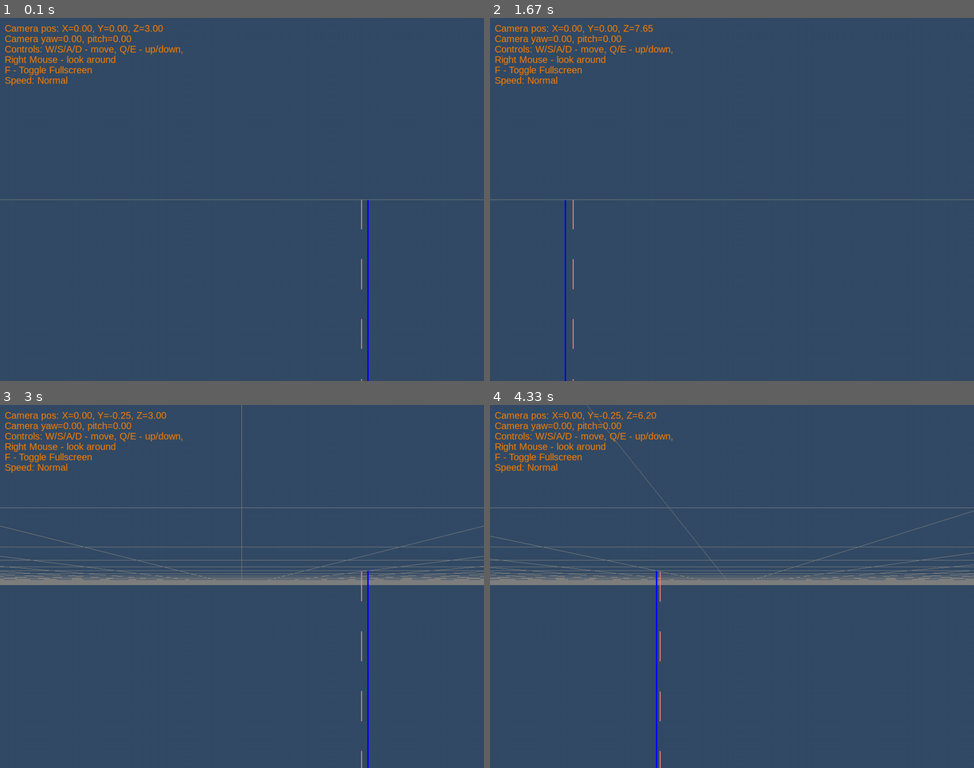
Above: before the commit, frames 1-4 (two rows, left to right).
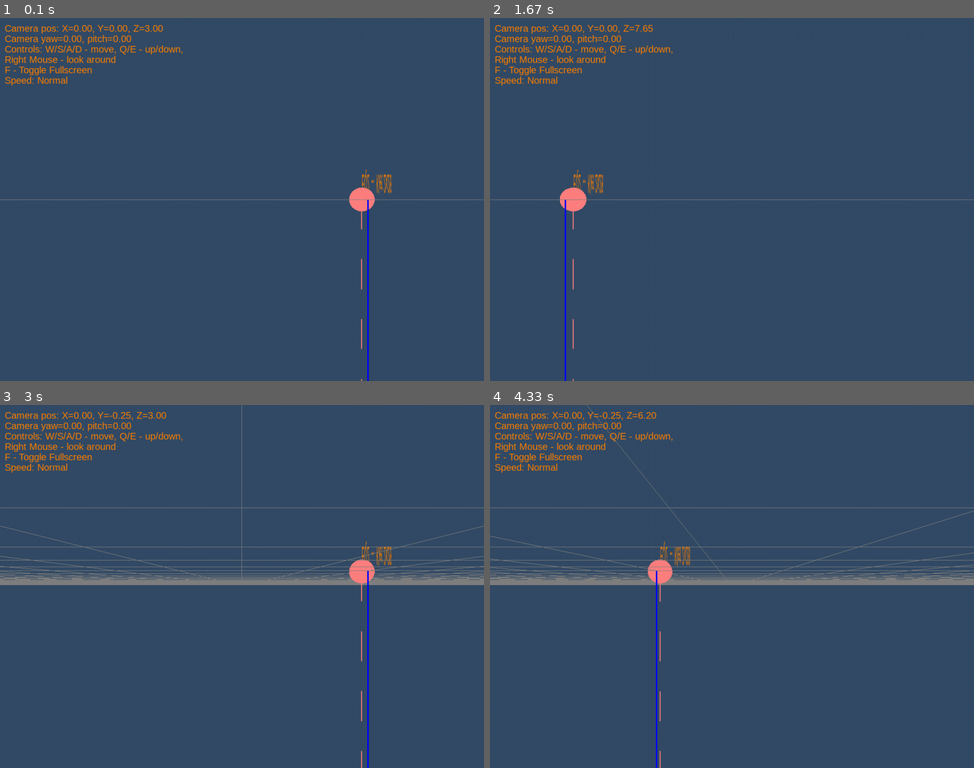
Above: after the commit, the same moments.

Repository: mike7109/Mine3DExplorer
Game: pygame game, started from main.py
Two runs of this game, one before a commit and one after it. Both use one fixed random seed, a clock stepped at 60 frames per second and the inputs below.
Inputs (mouse positions are in pixels of both pictures, inside the frame that each line leads up to):
- Up to frame 1 (0.1 s): no input
- Up to frame 2 (1.67 s): hold D 0.33-0.8 s; move the mouse to (712, 214) at 0.37 s; hold D 1.17-1.63 s; move the mouse to (780, 279) at 1.2 s
- Up to frame 3 (3 s): hold A 1.67-2.2 s; move the mouse to (91, 669) at 1.7 s; tap E at 1.82 s; hold A 2.57-2.97 s; move the mouse to (251, 463) at 2.6 s
- Up to frame 4 (4.33 s): hold D 3.4-4.03 s; move the mouse to (732, 630) at 3.43 s

The runs differ from the first frame. In frame 1, 0.4% of the frame differs, in the area x 72-81%, y 41-54%; in frame 2, 0.4%, in the area x 14-24%, y 41-54%; in frame 3, 0.4%; in frame 4, 0.4%.

Commit message:
big screen

Diff:
--- a/renderer_2d.py
+++ b/renderer_2d.py
@@ -16,7 +16,7 @@
     font_obj = pygame.font.SysFont("Arial", 20)
 
 def draw_2d_overlay():
-    """Рисуем текст в левом верхнем углу с правильной обработкой прозрачности."""
+    """Рисуем фиксированные элементы UI в левом верхнем углу."""
     global font_obj
     if not font_obj:
         return
@@ -30,7 +30,7 @@
         f"Speed: {'Fast' if pygame.key.get_mods() & pygame.KMOD_SHIFT else 'Normal'}"
     ]
 
-    # Сохраняем матрицы
+    # Сохраняем текущие матрицы
     glMatrixMode(GL_PROJECTION)
     glPushMatrix()
     glLoadIdentity()
@@ -51,11 +51,9 @@
     line_height = 22
     cur_y = y_start
 
+    # Рисуем фиксированные строки
     for text_line in lines:
-        # Рендер текста в Surface (белый текст на прозрачном фоне)
-        # surface = font_obj.render(text_line, True, (255, 255, 255, 255), (0, 0, 0, 0))
         surface = font_obj.render(text_line, True, (255, 255, 0))
-        # Исправляем цвета, если нужно (RGBA)
         text_data = pygame.image.tostring(surface, "RGBA", True)
 
         w, h = surface.get_size()
@@ -88,6 +86,7 @@
 
         cur_y += line_height
 
+    # Отключаем режимы
     glDisable(GL_BLEND)
     glEnable(GL_DEPTH_TEST)
 
--- a/renderer_3d.py
+++ b/renderer_3d.py
@@ -4,6 +4,87 @@
 import math
 from OpenGL.GL import *
 from OpenGL.GLU import *
+import utils
+import pygame
+
+# Инициализируем Quadric объект для отрисовки сфер
+quadric = gluNewQuadric()
+
+# Инициализируем шрифт Pygame
+pygame.font.init()
+font_obj = pygame.font.SysFont("Arial", 20)
+
+# Кэш текстур для названий
+text_texture_cache = {}
+
+
+def get_text_texture(text, color=(255, 255, 0)):
+    key = (text, color)
+    if key in text_texture_cache:
+        return text_texture_cache[key]
+
+    surface = font_obj.render(text, True, color)
+    text_data = pygame.image.tostring(surface, "RGBA", True)
+    w, h = surface.get_size()
+
+    texture_id = glGenTextures(1)
+    glBindTexture(GL_TEXTURE_2D, texture_id)
+    glTexParameteri(GL_TEXTURE_2D, GL_TEXTURE_MIN_FILTER, GL_LINEAR)
+    glTexParameteri(GL_TEXTURE_2D, GL_TEXTURE_MAG_FILTER, GL_NEAREST)
+    glTexParameteri(GL_TEXTURE_2D, GL_TEXTURE_WRAP_S, GL_CLAMP_TO_EDGE)
+    glTexParameteri(GL_TEXTURE_2D, GL_TEXTURE_WRAP_T, GL_CLAMP_TO_EDGE)
+    glTexImage2D(GL_TEXTURE_2D, 0, GL_RGBA, w, h, 0, GL_RGBA, GL_UNSIGNED_BYTE, text_data)
+
+    text_texture_cache[key] = (texture_id, w, h)
+    return texture_id, w, h
+
+def draw_text_3d(text, position, scale=1.0, color=(255, 255, 0)):
+    """Рисует текст в 3D-пространстве с использованием билборда."""
+    texture_info = get_text_texture(text, color)
+    if not texture_info:
+        return
+    texture_id, w, h = texture_info
+
+    # Настройка прозрачности
+    glEnable(GL_BLEND)
+    glBlendFunc(GL_SRC_ALPHA, GL_ONE_MINUS_SRC_ALPHA)
+
+    # Включаем текстурирование
+    glEnable(GL_TEXTURE_2D)
+    glBindTexture(GL_TEXTURE_2D, texture_id)
+
+    # Сохранение текущего состояния матрицы
+    glPushMatrix()
+    glTranslatef(*position)
+
+    # Получаем текущие матрицы модели и вида
+    modelview = glGetDoublev(GL_MODELVIEW_MATRIX)
+
+    # Извлекаем правый и верхний векторы из матрицы модели
+    right = [modelview[0][0], modelview[1][0], modelview[2][0]]
+    up = [modelview[0][1], modelview[1][1], modelview[2][1]]
+
+    # Масштабирование текста равномерно по всем осям
+    glScalef(scale, scale, scale)
+
+    # Рисуем текстурный квад
+    glBegin(GL_QUADS)
+    glTexCoord2f(0, 1)
+    glVertex3f(0, 0, 0)
+    glTexCoord2f(1, 1)
+    glVertex3f(right[0], right[1], right[2])
+    glTexCoord2f(1, 0)
+    glVertex3f(right[0] + up[0], right[1] + up[1], right[2] + up[2])
+    glTexCoord2f(0, 0)
+    glVertex3f(up[0], up[1], up[2])
+    glEnd()
+
+    # Восстанавливаем матрицу
+    glPopMatrix()
+
+    # Отключаем текстурирование и блэндинг
+    glDisable(GL_TEXTURE_2D)
+    glDisable(GL_BLEND)
 
 def draw_mine_axes():
     """Рисуем шахтные оси как линии."""
@@ -24,8 +105,7 @@
     glEnd()
     glLineWidth(1.0)
 
-
-def draw_dashed_line(start, end, dash_length=config.EQUIPMENT_DASH_LENGTH, gap_length=config.EQUIPMENT_GAP_LENGTH):
+def draw_dashed_line(start, end, dash_length=0.5, gap_length=0.5):
     """Рисует пунктирную линию между двумя точками."""
     # Расчёт расстояния между точками
     dx = end[0] - start[0]
@@ -62,11 +142,16 @@
         # Переключаем режим рисования
         drawing = not drawing
 
+# renderer_3d.py
+
 def draw_equipment():
-    """Рисуем оборудование как пунктирные линии."""
+    """Рисуем оборудование как пунктирные линии с сферами и названиями."""
     glLineWidth(2.0)
 
+    camera_pos = (config.camera_x, config.camera_y, config.camera_z)
+
     for eq in config.equipment_list:
+        # Установка цвета в зависимости от статуса оборудования
         if eq['eq_status'] == 1:
             glColor3f(1, 0.5, 0.5)  # Светло-красный
         elif eq['eq_status'] == 2:
@@ -77,10 +162,40 @@
         start = (eq['xs'], eq['ys'], eq['zs'])
         end = (eq['xf'], eq['yf'], eq['zf'])
 
-        # Отрисовка пунктирной линии между start и end
-        draw_dashed_line(start, end, dash_length=0.5, gap_length=0.5)
+        screen_pos = utils.project_3d_to_2d(start)
+        text = eq['eq_name']
+        if screen_pos:
+            config.labels_to_draw.append((text, screen_pos[0], screen_pos[1]))
+
+        # Отрисовка пунктирной линии
+        draw_dashed_line(start, end, dash_length=config.EQUIPMENT_DASH_LENGTH, gap_length=config.EQUIPMENT_GAP_LENGTH)
+
+        # Отрисовка сферы в начале линии
+        glPushMatrix()
+        glTranslatef(*start)
+        gluSphere(quadric, 0.2, 16, 16)  # Сфера с радиусом 0.2
+        glPopMatrix()
+
+        # Вычисление расстояния до камеры
+        distance = math.sqrt(
+            (start[0] - camera_pos[0]) ** 2 +
+            (start[1] - camera_pos[1]) ** 2 +
+            (start[2] - camera_pos[2]) ** 2
+        )
+
+        # Определение масштаба текста на основе расстояния
+        # Чем дальше, тем меньше масштаб, но не ниже min_scale
+        min_scale = 0.5  # Минимальный масштаб
+        max_scale = 1.0  # Максимальный масштаб
+        max_distance = 50.0  # Расстояние, при котором текст будет минимального размера
+        scale = max_scale - (distance / max_distance) * (max_scale - min_scale)
+        scale = max(min_scale, min(scale, max_scale))  # Ограничиваем масштаб
+
+        # Отрисовка названия оборудования
+        draw_text_3d(eq['eq_name'], start, scale=0.5, color=(255, 255, 0))
 
     glLineWidth(1.0)
+
 
 def draw_work_places():
     """Рисуем рабочие места."""
